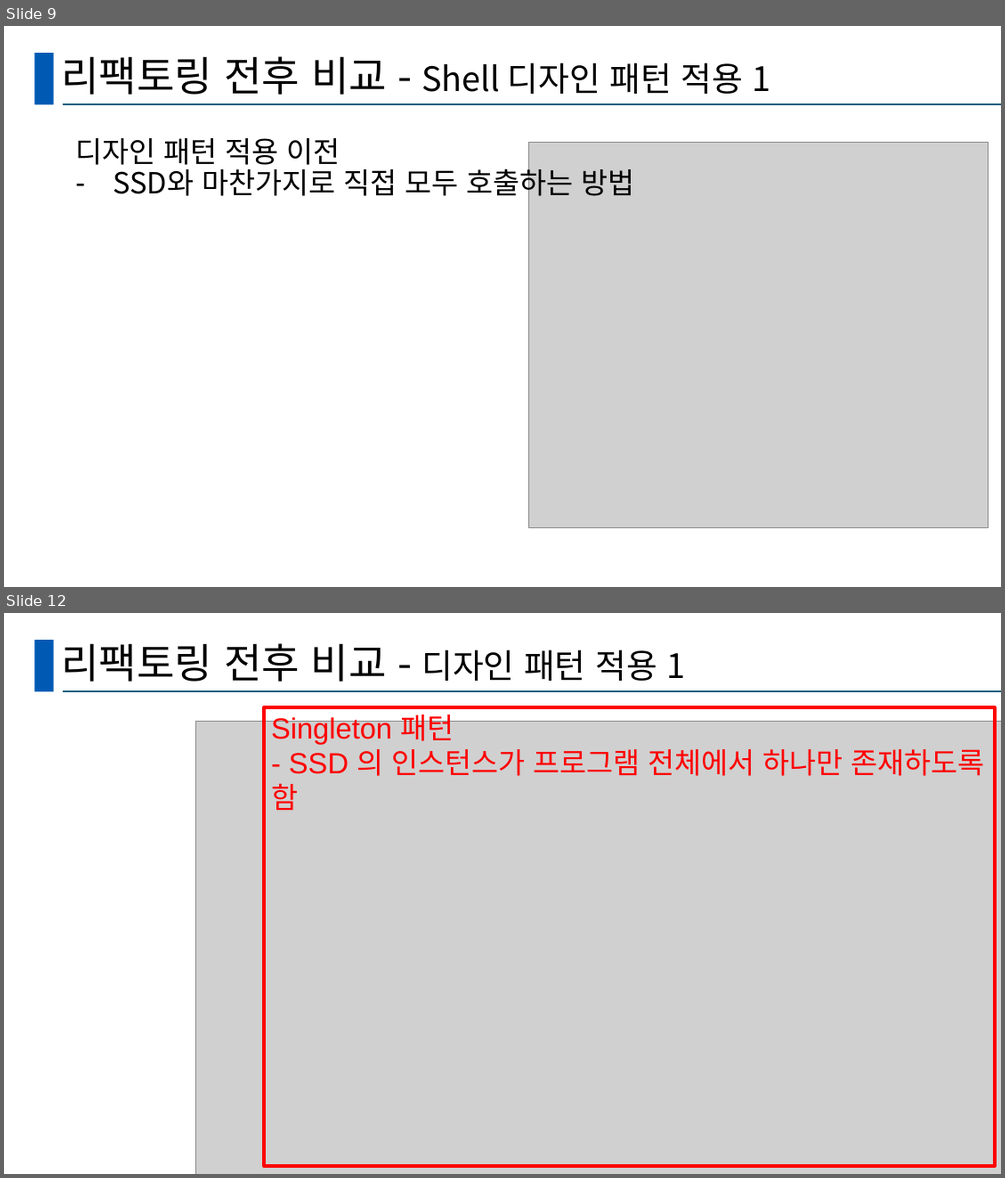
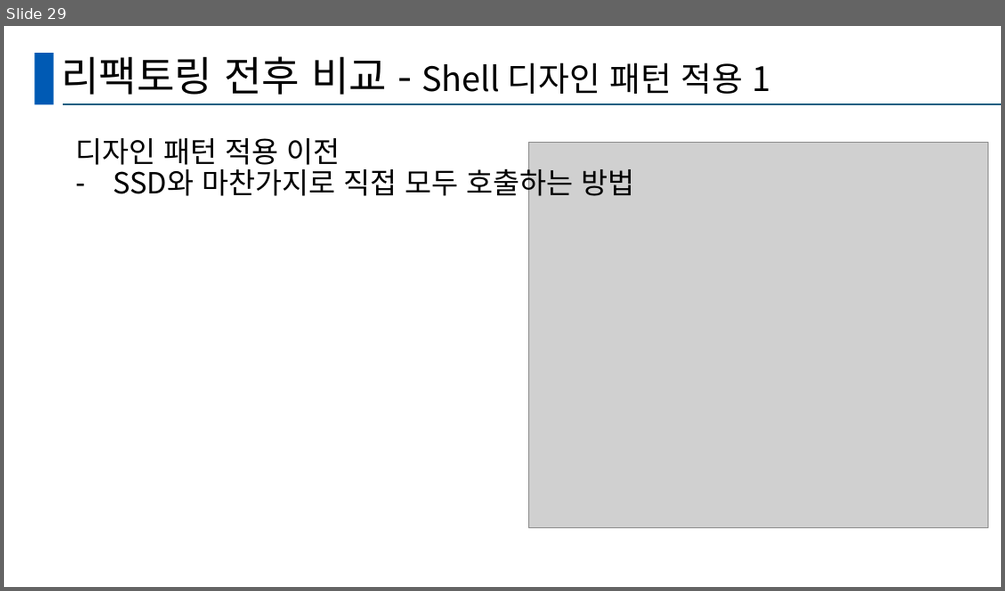
Before and after one commit to hobism3/SSD_A-Teuk, a slide deck: CRA_A-teuk.pptx. Shown one above the other, each under a label of ours: slides 9 and 12 before the commit, slide 29 after it; the slides between them are not shown. The pictures are 1005x1178 and 1005x591 pixels, drawn with LibreOffice and Linux fonts; fonts in the diff are those of the drawing; grey boxes stand for pictures. Boxes give left, top, right and bottom in pixels: in the first picture for what was removed or moved away, otherwise in the second. Text is boxed around its words. In the diff, an @@ line names an element or a change of style, - is before the commit and + after.

```diff
--- a/CRA_A-teuk.pptx
+++ b/CRA_A-teuk.pptx
@@ slide 12 removed at (4, 613, 1001, 1174), background #FFFFFF; not listed: 2 template elements that a slide beside it also shows @@
@@ title removed at (61, 643, 685, 682) @@
-리팩토링 전후 비교 - 디자인 패턴 적용 1
@@ rectangle removed at (264, 707, 994, 1166) @@
-Singleton 패턴
-- SSD 의 인스턴스가 프로그램 전체에서 하나만 존재하도록 함
@@ picture removed at (195, 721, 1001, 1174) @@
@@ what was slide 9 is now slide 29 @@
```
Also in this commit, not shown: 8 slides changed, 25 slides added, 2 other slides removed.
